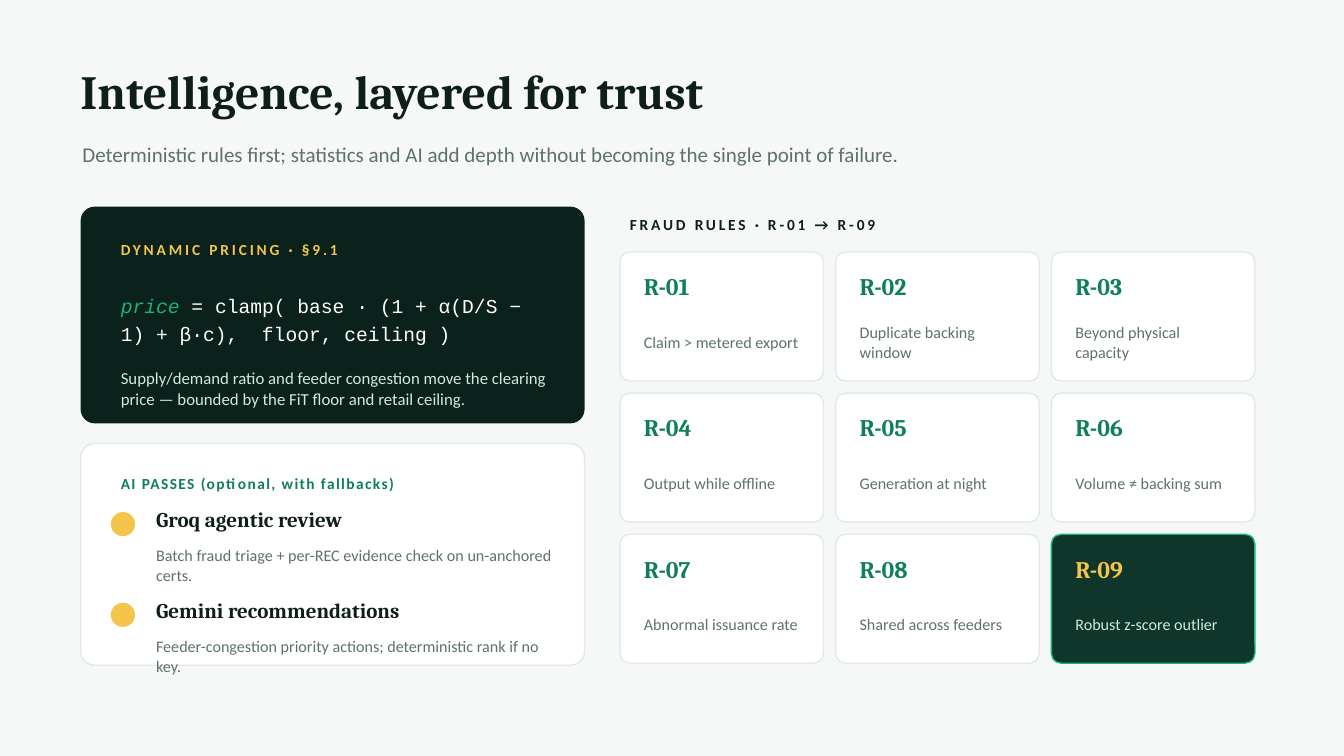
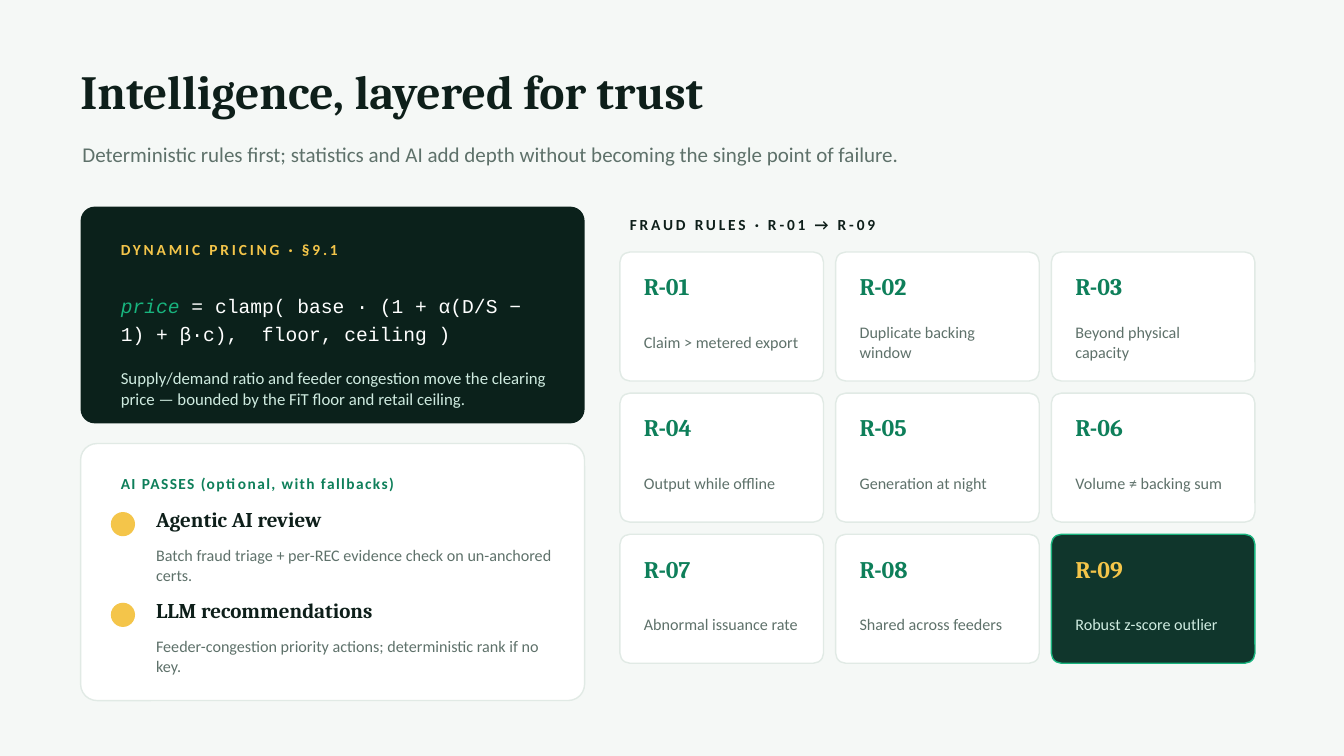
Before and after one commit to biku34/Shakti, a slide deck: slide 5 of Renewable-Energy-Intelligence-Platform.pptx. Drawn at 1344x756 pixels with LibreOffice and Linux fonts; fonts in the diff are those of the drawing. Boxes give left, top, right and bottom in pixels: in the first picture for what was removed or moved away, otherwise in the second. Text is boxed around its words. In the diff, an @@ line names an element or a change of style, - is before the commit and + after.

```diff
--- a/Renewable-Energy-Intelligence-Platform.pptx
+++ b/Renewable-Energy-Intelligence-Platform.pptx
@@ rounded rectangle: place and size @@
-rounded rectangle at bbox=[81, 444, 585, 665]
+rounded rectangle at bbox=[81, 444, 585, 701]
@@ text at bbox=[156, 512, 322, 532]: text changed @@
-Groq agentic review
+Agentic AI review
@@ text at bbox=[156, 603, 372, 618]: text changed @@
-Gemini recommendations
+LLM recommendations
```
Also in this commit, not shown: 4 other slides changed, 1 other file.
